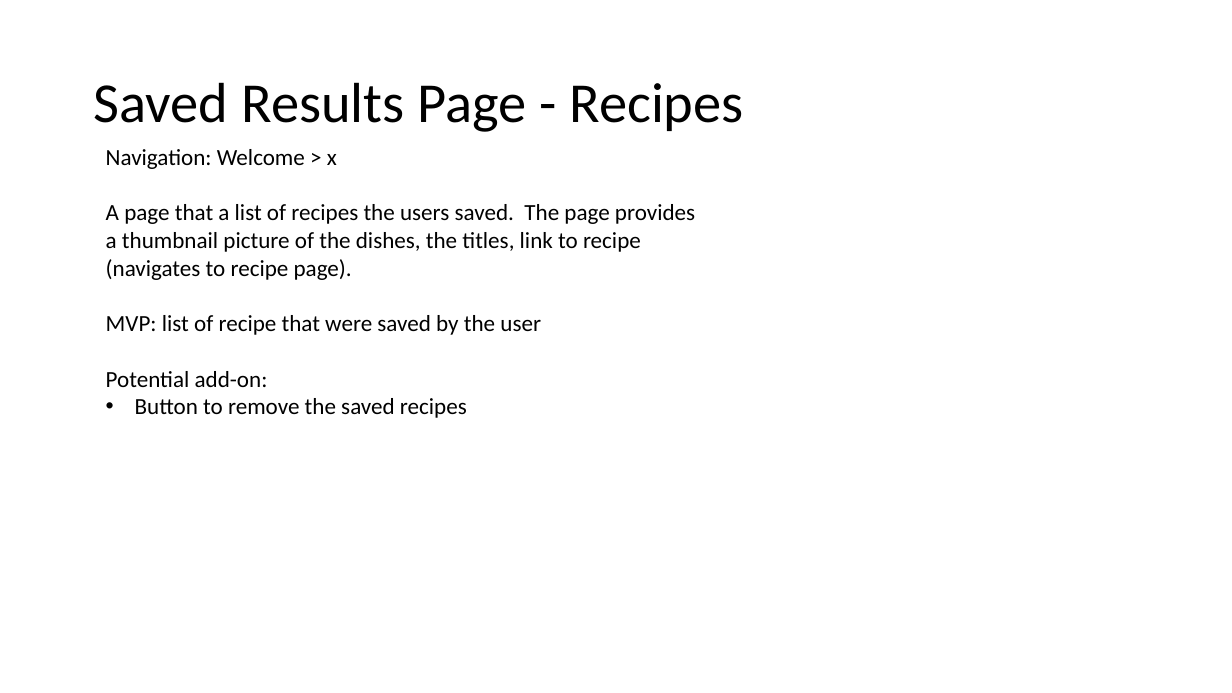
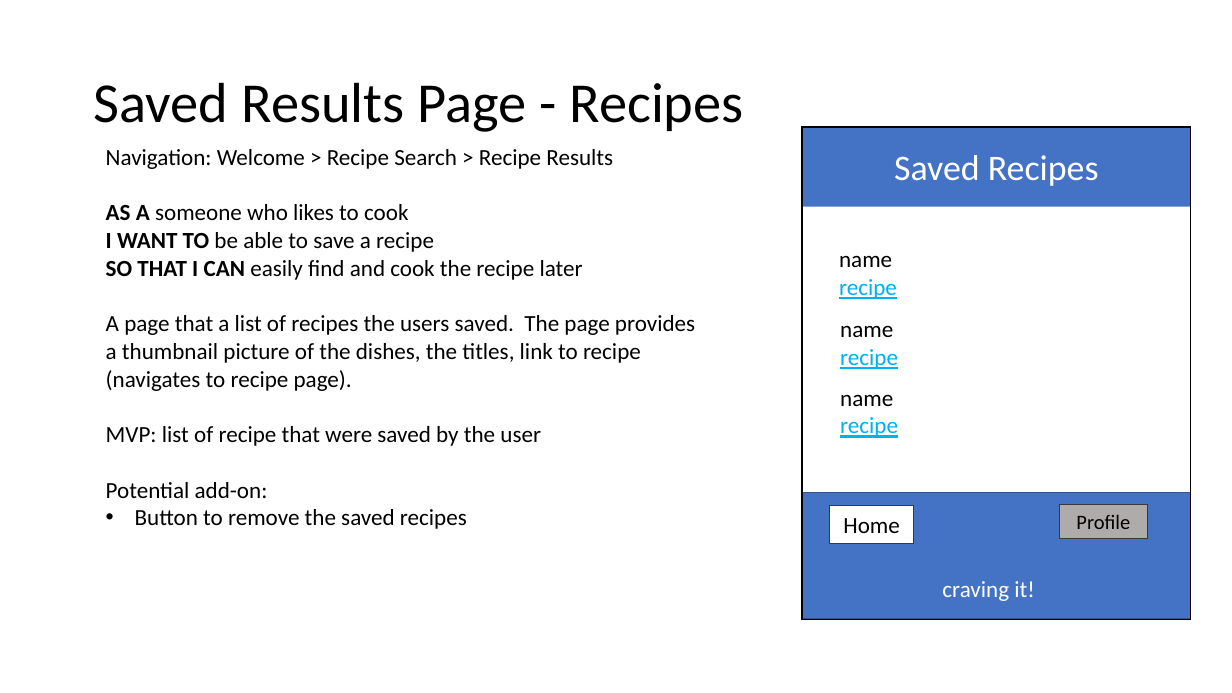
Before and after one commit to christinena-msr/crave_masters, a slide deck: slide 13 of WireFrames.pptx. Drawn at 1232x693 pixels with LibreOffice and Linux fonts; fonts in the diff are those of the drawing. Boxes give left, top, right and bottom in pixels: in the first picture for what was removed or moved away, otherwise in the second. Text is boxed around its words. In the diff, an @@ line names an element or a change of style, - is before the commit and + after.

```diff
--- a/WireFrames.pptx
+++ b/WireFrames.pptx
@@ text at <box>106,149,613,280</box>: text changed @@
-Navigation: Welcome > x
+Navigation: Welcome > Recipe Search > Recipe Results
+AS A someone who likes to cook
+I WANT TO be able to save a recipe
+SO THAT I CAN easily find and cook the recipe later
@@ rectangle added at <box>802,127,1191,206</box>, fill #4472C4 @@
@@ rectangle added at <box>802,127,1191,619</box>, outline #000000 1 pt @@
@@ text added at <box>894,155,1099,186</box>, 28 pt, text #FFFFFF @@
+Saved Recipes
@@ text added at <box>839,255,897,299</box>, 18 pt, text #00B0F0, underline @@
+name
+recipe
@@ text added at <box>840,325,898,369</box>, 18 pt, text #00B0F0, underline @@
+name
+recipe
@@ text added at <box>840,394,898,438</box>, 18 pt, text #00B0F0, underline @@
+name
+recipe
@@ rectangle added at <box>802,493,1191,619</box>, fill #4472C4, outline #325491 1 pt @@
@@ rectangle added at <box>830,506,913,543</box>, fill #FFFFFF, outline #3B3838 0.75 pt, 18 pt, text #000000 @@
+Home
@@ rectangle added at <box>1059,505,1148,539</box>, fill #AFABAB, outline #3B3838 0.75 pt, 16 pt, text #000000 @@
+Profile
@@ text added at <box>942,581,1034,601</box>, 18 pt, text #FFFFFF @@
+craving it!
```
Also in this commit, not shown: 5 other slides changed, 3 other files.
